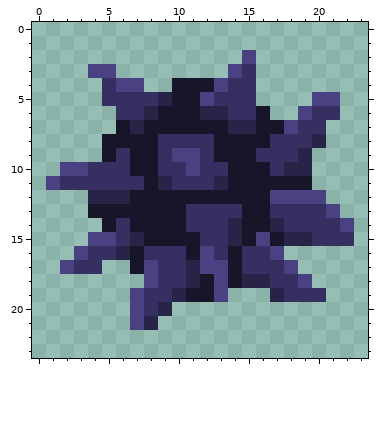
Two states of a pixel-art sprite, src/fishies/urchin/urhcin.png. That is the earlier state.
The file is 24x24 pixels.
New version:
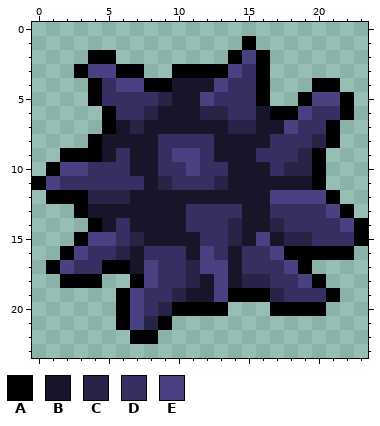
Palette (. is transparent): A #000000  B #161529  C #272447  D #353061  E #494182
From old to new:
@@ x 0..23 @@
  0 ........................
- 1 ........................
- 2 ...............E........
- 3 ....EE........ED........
- 4 .....DEE..BBBEDD........
- 5 .....DDDDCBBEDDD....EE..
- 6 ......DDCBBBCCDDB..EDD..
- 7 ......BCBBBBBBCCBBEDD...
- 8 .....BBBBDDDDBBBBDDDC...
- 9 .....BDBBDEEDBBBDDDC....
-10 ..EEDDDBBDDEDDBBBDCC....
-11 .EDDDDDDBCDDDCBBBBBB....
-12 ....CCCBBBBBBBBBBEEEE...
-13 ....BBBBBBBDDDDBBDDDDE..
-14 .....BDBBBBDDDCBBCDDDDE.
-15 ....EEDCBBBBDDCBEBCCDDD.
-16 ...EDDCBDDDBEDBDDE......
-17 ..EDD..BEDDCEEBDDDE.....
-18 ........EDDCBEBCCDDE....
-19 .......EDDCBBE...CDDD...
-20 .......EDC..............
-21 .......EC...............
-22 ........................
+ 1 ...............A........
+ 2 ....AA........AEA.......
+ 3 ...AEEAA..AAAAEDA.......
+ 4 ....ADEEAABBBEDDA...AA..
+ 5 ....ADDDDCBBEDDDA..AEEA.
+ 6 .....ADDCBBBCCDDBAAEDDA.
+ 7 .....ABCBBBBBBCCBBEDDA..
+ 8 ....ABBBBDDDDBBBBDDDCA..
+ 9 ..AAABDBBDEEDBBBDDDCA...
+10 .AEEDDDBBDDEDDBBBDCCA...
+11 AEDDDDDDBCDDDCBBBBBBA...
+12 .AAACCCBBBBBBBBBBEEEEA..
+13 ...ABBBBBBBDDDDBBDDDDEA.
+14 ....ABDBBBBDDDCBBCDDDDEA
+15 ...AEEDCBBBBDDCBEBCCDDDA
+16 ..AEDDCBDDDBEDBDDEAAAAA.
+17 .AEDDAABEDDCEEBDDDEA....
+18 ..AAA..AEDDCBEBCCDDEA...
+19 ......AEDDCBBEAAACDDDA..
+20 ......AEDCAAAA...AAAA...
+21 ......AECA..............
+22 .......AA...............
 23 ........................
